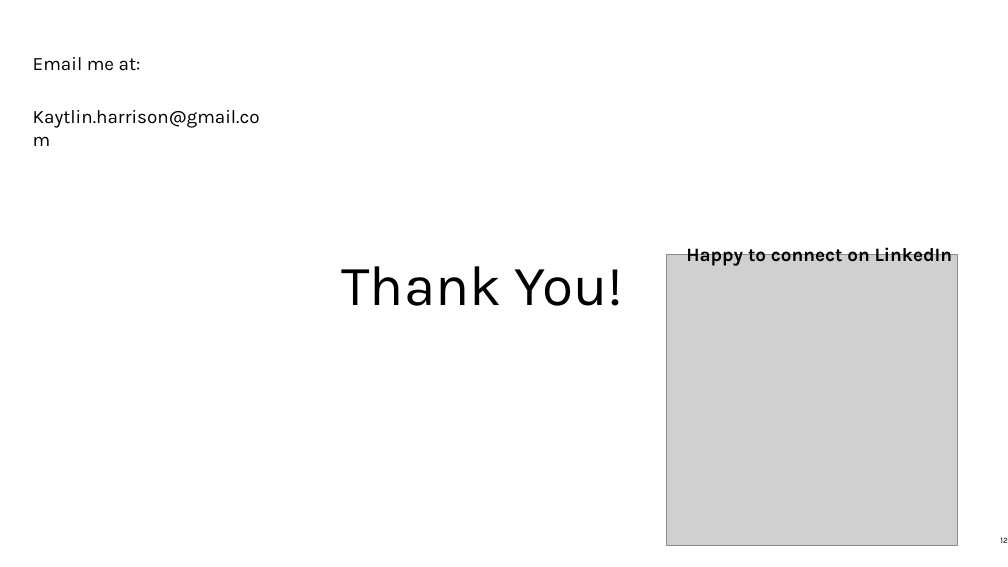
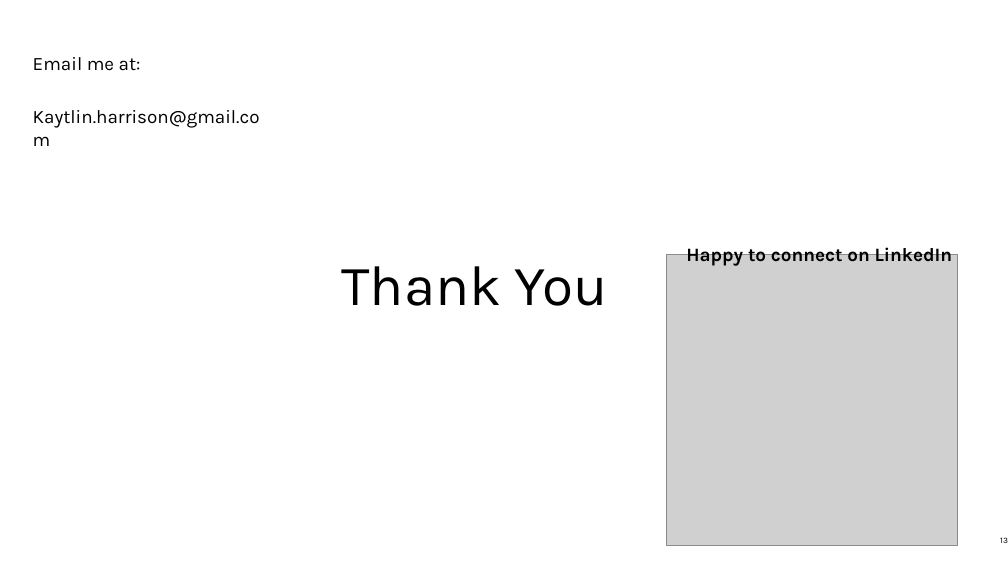
Before and after one commit to Katie1harrison/Katie1harrison.github.io, a slide deck: slide 13 of success.pptx (slide 12 before the commit). Drawn at 1008x567 pixels with LibreOffice and Linux fonts; fonts in the diff are those of the drawing; grey boxes stand for pictures; background and template pictures are left out. Boxes give left, top, right and bottom in pixels: in the first picture for what was removed or moved away, otherwise in the second. Text is boxed around its words. In the diff, an @@ line names an element or a change of style, - is before the commit and + after.

```diff
--- a/success.pptx
+++ b/success.pptx
@@ text at [342, 266, 608, 306]: text changed @@
-Thank You!
+Thank You
@@ page number at [1000, 537, 1008, 543]: text changed @@
-12
+13
```
Also in this commit, not shown: 6 other slides changed, 1 slide added, 1 other file.
